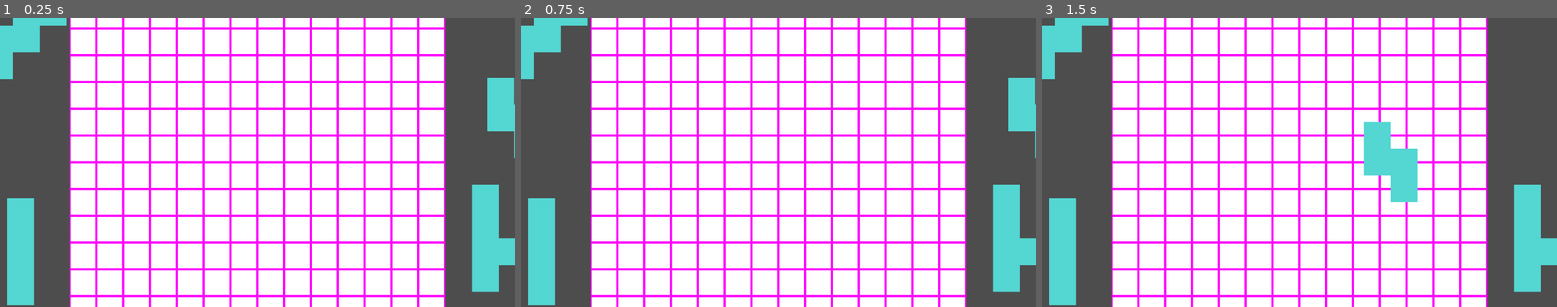
Above: before the commit, frames 1-3 (left to right).
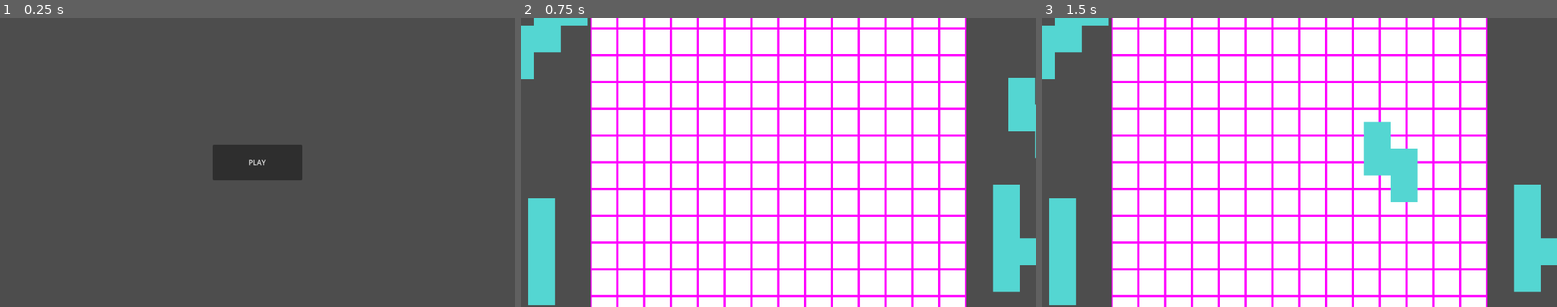
Above: after the commit, the same moments.

Repository: MaxSomLi/Square-Battle
Game: Godot game, scene res://menu.tscn
Same seed, same stepped clock (60 frames per second), same inputs: the game is played once before the commit and once after it. Before the commit the project starts from res://main.tscn.
Inputs (mouse positions are in pixels of both pictures, inside the frame that each line leads up to):
- Up to frame 1 (0.25 s): no input
- Up to frame 2 (0.75 s): click (778, 162) at 0.5 s, where only the run after the commit has a clickable "PLAY"
- Up to frame 3 (1.5 s): tap Enter at 1.25 s; drag from (1556, 116) to (1062, 252) at 1.27 s

The runs differ from the first frame. In frame 1, 79% of the frame differs, in the area x 0-100%, y 0-100%; in frame 2, nothing differs; in frame 3, nothing differs.

Commit message:
Fixed tiles not working with negative scale.

Diff:
--- /dev/null
+++ b/square-battle/button_duo.gd
@@ -0,0 +1,7 @@
+extends Button
+
+
+
+
+func _on_pressed() -> void:
+	get_tree().change_scene_to_file("res://main.tscn")
--- a/square-battle/field.gd
+++ b/square-battle/field.gd
@@ -37,27 +37,30 @@
 	var meshes = piece.get_children()
 	var sum = 0
 	for m in meshes:
-		var pr = (m.scale / 2)
-		var x = pr.x
-		var y = pr.y
-		if piece.rotation != 0 and abs(piece.rotation - PI) > ROTATION_DIFF:
-			x = pr.y
-			y = pr.x
-		var pos = piece.position + m.position.rotated(piece.rotation)*piece.scale
-		var x1m = pos.x - x
-		var x2m = pos.x + x
-		var y1m = pos.y - y
-		var y2m = pos.y + y
-		var a = x2m - x1m
-		var b = y2m - y1m
-		if x1 > x1m:
-			a -= x1 - x1m
-		if x2 < x2m:
-			a -= x2m - x2
-		if y1 > y1m:
-			b -= y1 - y1m
-		if y2 < y2m:
-			b -= y2m - y2
-		if a > 0 and b > 0:
-			sum += a*b
+		if m is MeshInstance2D:
+			var pr = (m.scale / 2)
+			var x = pr.x
+			var y = pr.y
+			if piece.rotation != 0 and abs(piece.rotation - PI) > ROTATION_DIFF:
+				x = pr.y
+				y = pr.x
+			var rot = m.position.rotated(piece.rotation)
+			rot.x *= piece.scale.x
+			var pos = piece.position + rot
+			var x1m = pos.x - x
+			var x2m = pos.x + x
+			var y1m = pos.y - y
+			var y2m = pos.y + y
+			var a = x2m - x1m
+			var b = y2m - y1m
+			if x1 > x1m:
+				a -= x1 - x1m
+			if x2 < x2m:
+				a -= x2m - x2
+			if y1 > y1m:
+				b -= y1 - y1m
+			if y2 < y2m:
+				b -= y2m - y2
+			if a > 0 and b > 0:
+				sum += a*b
 	return sum > BORD
--- /dev/null
+++ b/square-battle/menu.tscn
@@ -0,0 +1,17 @@
+[gd_scene load_steps=2 format=3 uid="uid://3rldo7u24ic4"]
+
+[ext_resource type="Script" path="res://button_duo.gd" id="1_ewej0"]
+
+[node name="Menu" type="Node2D"]
+
+[node name="Button" type="Button" parent="."]
+offset_left = -100.0
+offset_top = -40.0
+offset_right = 100.0
+offset_bottom = 40.0
+text = "PLAY"
+script = ExtResource("1_ewej0")
+
+[node name="Camera2D" type="Camera2D" parent="."]
+
+[connection signal="pressed" from="Button" to="Button" method="_on_pressed"]
--- a/square-battle/project.godot
+++ b/square-battle/project.godot
@@ -11,7 +11,7 @@
 [application]
 
 config/name="Square Battle"
-run/main_scene="res://main.tscn"
+run/main_scene="res://menu.tscn"
 config/features=PackedStringArray("4.3", "Forward Plus")
 config/icon="res://icon.svg"
 
